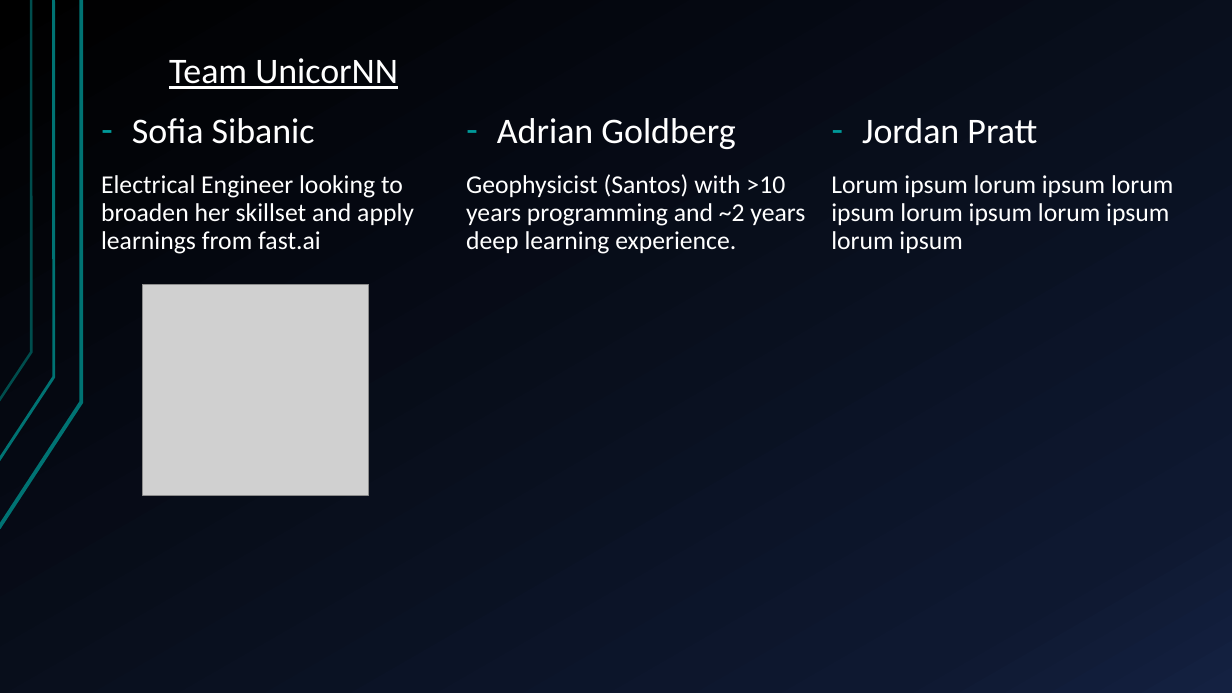
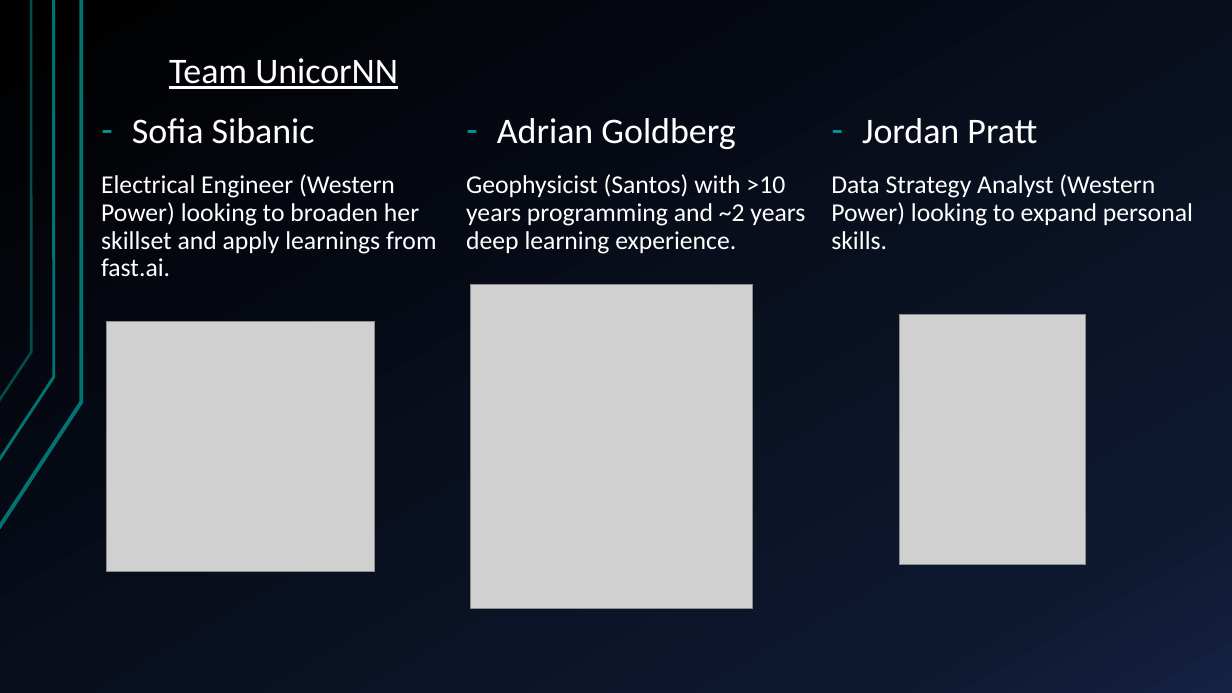
Before and after one commit to sofiary/teamunicornn, a slide deck: slide 2 of Western Power Hack-a-Gig Presentation.pptx. Drawn at 1232x693 pixels with LibreOffice and Linux fonts; fonts in the diff are those of the drawing; grey boxes stand for pictures. Boxes give left, top, right and bottom in pixels: in the first picture for what was removed or moved away, otherwise in the second. Text is boxed around its words. In the diff, an @@ line names an element or a change of style, - is before the commit and + after.

```diff
--- a/Western Power Hack-a-Gig Presentation.pptx
+++ b/Western Power Hack-a-Gig Presentation.pptx
@@ text at <box>101,174,436,277</box>: text changed @@
-Electrical Engineer looking to broaden her skillset and apply learnings from fast.ai
+Electrical Engineer (Western Power) looking to broaden her skillset and apply learnings from fast.ai.
@@ text at <box>831,174,1193,249</box>: text changed @@
-Lorum ipsum lorum ipsum lorum ipsum lorum ipsum lorum ipsum lorum ipsum
+Data Strategy Analyst (Western Power) looking to expand personal skills.
@@ picture added at <box>470,285,752,608</box> @@
@@ picture: place and size @@
-picture at <box>143,285,369,495</box>
+picture at <box>106,322,374,572</box>
@@ picture added at <box>900,314,1086,565</box> @@
```
Also in this commit, not shown: 1 slide removed.
